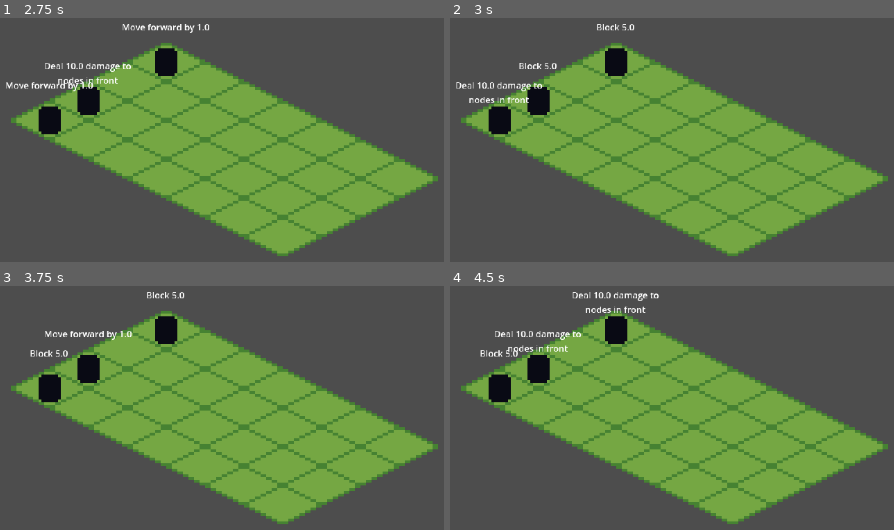
Above: before the commit, frames 1-4 (two rows, left to right).
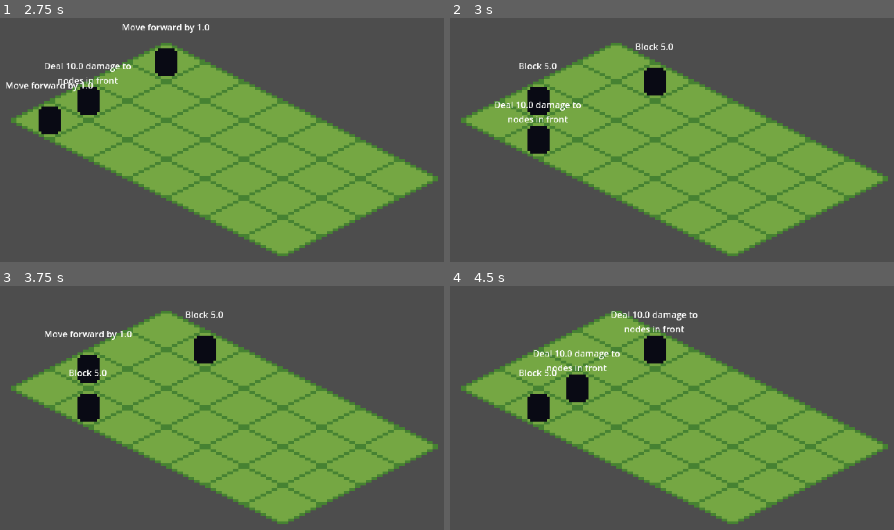
Above: after the commit, the same moments.

Repository: estebanm123/strategy
Game: Godot game, scene res://Main.tscn
The game is run twice, just before and just after one commit, with the same random seed, the same clock (stepped at 60 frames per second) and the same inputs.
Inputs:
- Up to frame 1 (2.75 s): tap Enter at 0.5, 2 s; tap E at 0.6, 1.35, 2.1 s; tap Space at 1.25 s
- Up to frame 2 (3 s): tap Space at 2.75 s; tap E at 2.85 s
- Up to frame 3 (3.75 s): tap Enter at 3.5 s; tap E at 3.6 s
- Up to frame 4 (4.5 s): tap Space at 4.25 s; tap E at 4.35 s

Frame 1 is identical in both runs. In frame 2, 3.5% of the frame differs, in the area x 1-51%, y 2-56%; in frame 3, 2.8%; in frame 4, 5.4%, in the area x 6-56%, y 2-56%.

Commit message:
Implement movement

Diff:
--- a/AbilityPool.gd
+++ b/AbilityPool.gd
@@ -9,31 +9,42 @@
 func registerAbility(
 	abilityName: Ability.AbilityName,
 	intent: String,
-	action: Callable
+	actionCreator: Callable
 ) -> void:
-	abilityCreators[abilityName] = func(param: float) -> Ability:
+	abilityCreators[abilityName] = func(actor: Actor, param: float) -> Ability:
 		var filledIntent: String = intent.format([param])
+		var action: Callable = actionCreator.call(actor, param)
 		return Ability.new(abilityName, filledIntent, action, param)
 
 func initializeAbilities() -> void:
-	var emptyAction: Callable = func(): pass
+	var emptyActionCreator: Callable = func(_actor: Actor, _param: float) -> Callable:
+		return func(): pass
 
 	registerAbility(
 		Ability.AbilityName.BLOCK,
 		"Block {0}",
-		emptyAction
+		emptyActionCreator
 	)
 
 	registerAbility(
 		Ability.AbilityName.ATTACK_FRONT,
 		"Deal {0} damage to nodes in front",
-		emptyAction
+		emptyActionCreator
 	)
+
+	var moveActionCreator: Callable = func(actor: Actor, param: float) -> Callable:
+		return func():
+			var currentPos: Vector2 = actor.position
+			var currentTilePos: Vector2i = TileMapWrapper.tileMapLayerRef.local_to_map(currentPos)
+			var tilesRight: int = int(param)
+			var newTilePos: Vector2i = currentTilePos + Vector2i(tilesRight, 0)
+			var newWorldPos: Vector2 = TileMapWrapper.tileMapLayerRef.map_to_local(newTilePos)
+			actor.position = newWorldPos
 
 	registerAbility(
 		Ability.AbilityName.MOVE,
 		"Move forward by {0}",
-		emptyAction
+		moveActionCreator
 	)
 
 func getAbilityCreator(abilityName: Ability.AbilityName) -> Callable:
--- a/Actor.gd
+++ b/Actor.gd
@@ -40,7 +40,7 @@
         Ability.AbilityName.BLOCK:
             param = baseDefense
 
-    selectedAbility = creator.call(param)
+    selectedAbility = creator.call(self, param)
     updateIntentLabel(selectedAbility.intent)
 
 func updateIntentLabel(text: String) -> void:
--- a/Main.gd
+++ b/Main.gd
@@ -1,22 +1,22 @@
 extends Node2D
 
-
-@onready var tileMapWrapper: TileMapWrapper = TileMapWrapper.new($TileMapLayer)
 
 var abilityPool: AbilityPool
 var turnManager: TurnManager
 
 func _ready() -> void:
+    TileMapWrapper.setTileMapLayer($TileMapLayer)
+
     abilityPool = AbilityPool.new()
-    turnManager = TurnManager.new(tileMapWrapper, abilityPool, self)
+    turnManager = TurnManager.new(abilityPool, self)
 
     var texture: Texture2D = load("res://sprites/greentile.png")
     if not texture:
         push_error("Failed to load greentile.png")
         return
 
-    tileMapWrapper.createIsometricTileSet(texture)
-    tileMapWrapper.fillMap()
+    TileMapWrapper.createIsometricTileSet(texture)
+    TileMapWrapper.fillMap()
     setupCamera()
     turnManager.spawnEnemies()
 
@@ -28,11 +28,11 @@
     camera.zoom = Vector2(4, 4)
     add_child(camera)
 
-    var rect: Rect2i = tileMapWrapper.tileMapLayerRef.get_used_rect()
+    var rect: Rect2i = TileMapWrapper.tileMapLayerRef.get_used_rect()
     if rect.size.x == 0:
         return
 
-    var startPos: Vector2 = tileMapWrapper.tileMapLayerRef.map_to_local(rect.position)
-    var endPos: Vector2 = tileMapWrapper.tileMapLayerRef.map_to_local(rect.end - Vector2i(1, 1))
+    var startPos: Vector2 = TileMapWrapper.tileMapLayerRef.map_to_local(rect.position)
+    var endPos: Vector2 = TileMapWrapper.tileMapLayerRef.map_to_local(rect.end - Vector2i(1, 1))
 
     camera.position = (startPos + endPos) / 2.0
--- a/TileMapWrapper.gd
+++ b/TileMapWrapper.gd
@@ -1,24 +1,22 @@
 extends Node
-
-class_name TileMapWrapper
 
 var tileMapLayerRef: TileMapLayer
 
-func _init(tileMapLayer: TileMapLayer) -> void:
- tileMapLayerRef = tileMapLayer
+func setTileMapLayer(tileMapLayer: TileMapLayer) -> void:
+    tileMapLayerRef = tileMapLayer
 
 func createIsometricTileSet(texture: Texture2D) -> void:
- var tileSet: TileSet = TileSet.new()
- tileSet.tile_shape = TileSet.TILE_SHAPE_ISOMETRIC
- tileSet.tile_layout = TileSet.TILE_LAYOUT_DIAMOND_DOWN
- var textureSize: Vector2i = texture.get_size()
- tileSet.tile_size = Vector2i(textureSize.x, int(textureSize.x * 0.5))
- var source: TileSetAtlasSource = TileSetAtlasSource.new()
- source.texture = texture
- source.texture_region_size = textureSize
- source.create_tile(Vector2i(0, 0))
- tileSet.add_source(source, 0)
- tileMapLayerRef.tile_set = tileSet
+    var tileSet: TileSet = TileSet.new()
+    tileSet.tile_shape = TileSet.TILE_SHAPE_ISOMETRIC
+    tileSet.tile_layout = TileSet.TILE_LAYOUT_DIAMOND_DOWN
+    var textureSize: Vector2i = texture.get_size()
+    tileSet.tile_size = Vector2i(textureSize.x, int(textureSize.x * 0.5))
+    var source: TileSetAtlasSource = TileSetAtlasSource.new()
+    source.texture = texture
+    source.texture_region_size = textureSize
+    source.create_tile(Vector2i(0, 0))
+    tileSet.add_source(source, 0)
+    tileMapLayerRef.tile_set = tileSet
 
 func fillMap() -> void:
     for x: int in range(7):
--- a/TurnManager.gd
+++ b/TurnManager.gd
@@ -3,16 +3,13 @@
 
 var isPlayerTurn: bool = true
 var enemies: Array[Actor] = []
-var tileMapWrapper: TileMapWrapper
 var abilityPool: AbilityPool
 var parentNode: Node2D
 
 func _init(
-    newTileMapWrapper: TileMapWrapper,
     newAbilityPool: AbilityPool,
     newParentNode: Node2D
 ) -> void:
-    tileMapWrapper = newTileMapWrapper
     abilityPool = newAbilityPool
     parentNode = newParentNode
 
@@ -53,7 +50,7 @@
         enemy.selectNextAbility()
 
         var tilePos: Vector2i = Vector2i(spawnColumn, availableRows[i])
-        var worldPos: Vector2 = tileMapWrapper.tileMapLayerRef.map_to_local(tilePos)
+        var worldPos: Vector2 = TileMapWrapper.tileMapLayerRef.map_to_local(tilePos)
         enemy.position = worldPos
         parentNode.add_child(enemy)
         enemies.append(enemy)
--- a/project.godot
+++ b/project.godot
@@ -15,6 +15,10 @@
 config/features=PackedStringArray("4.5", "Forward Plus")
 config/icon="res://icon.svg"
 
+[autoload]
+
+TileMapWrapper="*res://TileMapWrapper.gd"
+
 [rendering]
 
 textures/canvas_textures/default_texture_filter=0
